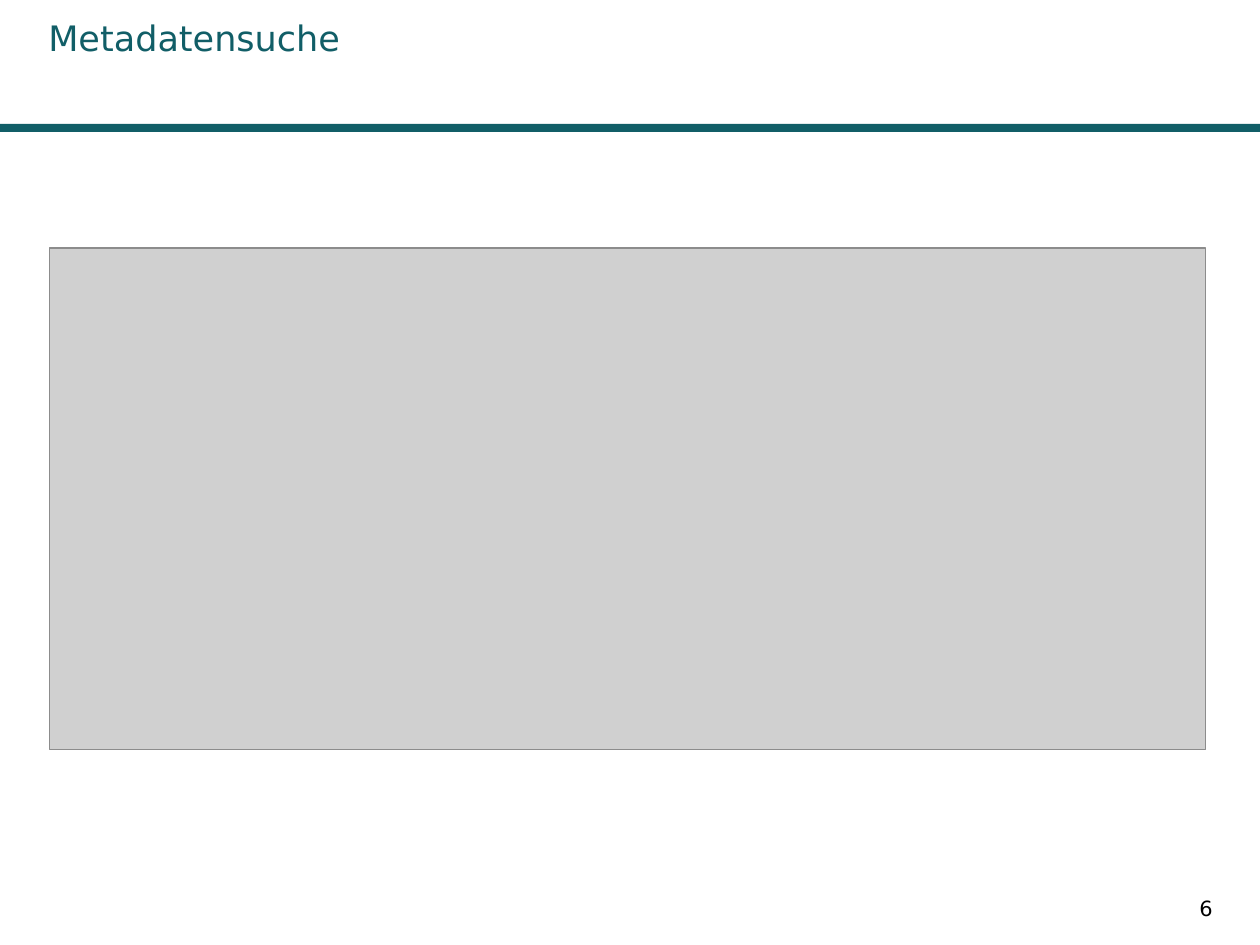
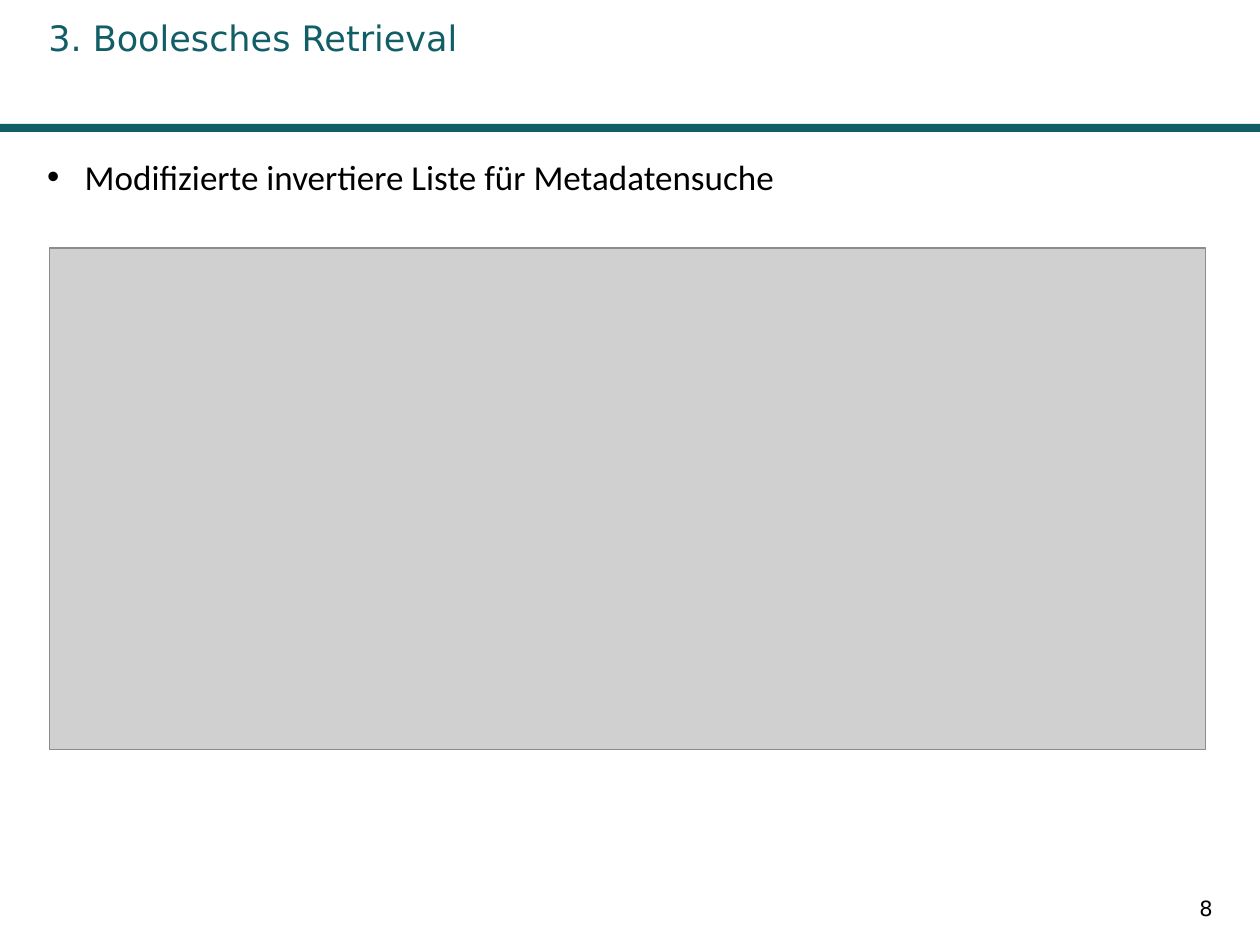
Before and after one commit to AnnikaK/SuchTool, a slide deck: slide 8 of Praesentation/Praesi.pptx (slide 6 before the commit). Drawn at 1260x945 pixels with LibreOffice and Linux fonts; fonts in the diff are those of the drawing; grey boxes stand for pictures; background and template pictures are left out. Boxes give left, top, right and bottom in pixels: in the first picture for what was removed or moved away, otherwise in the second. Text is boxed around its words. In the diff, an @@ line names an element or a change of style, - is before the commit and + after.

```diff
--- a/Praesentation/Praesi.pptx
+++ b/Praesentation/Praesi.pptx
@@ title at (48,24,458,52): text changed @@
-Metadatensuche
+3. Boolesches Retrieval
@@ text added at (85,165,774,191), 20 pt, text #000000 @@
+• Modifizierte invertiere Liste für Metadatensuche
@@ page number at (1199,900,1212,917): text changed @@
-6
+8
```
Also in this commit, not shown: 46 other slides changed, 2 slides added, 6 other files.
